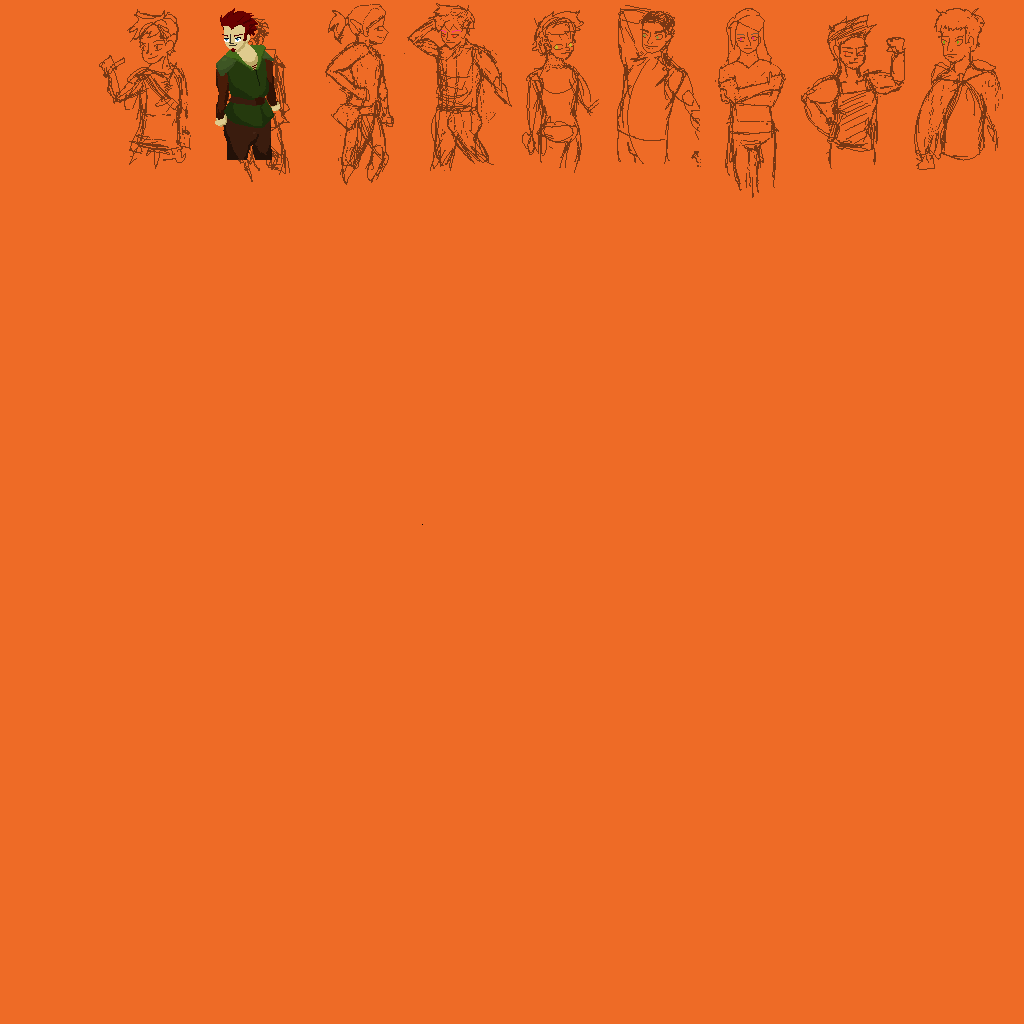
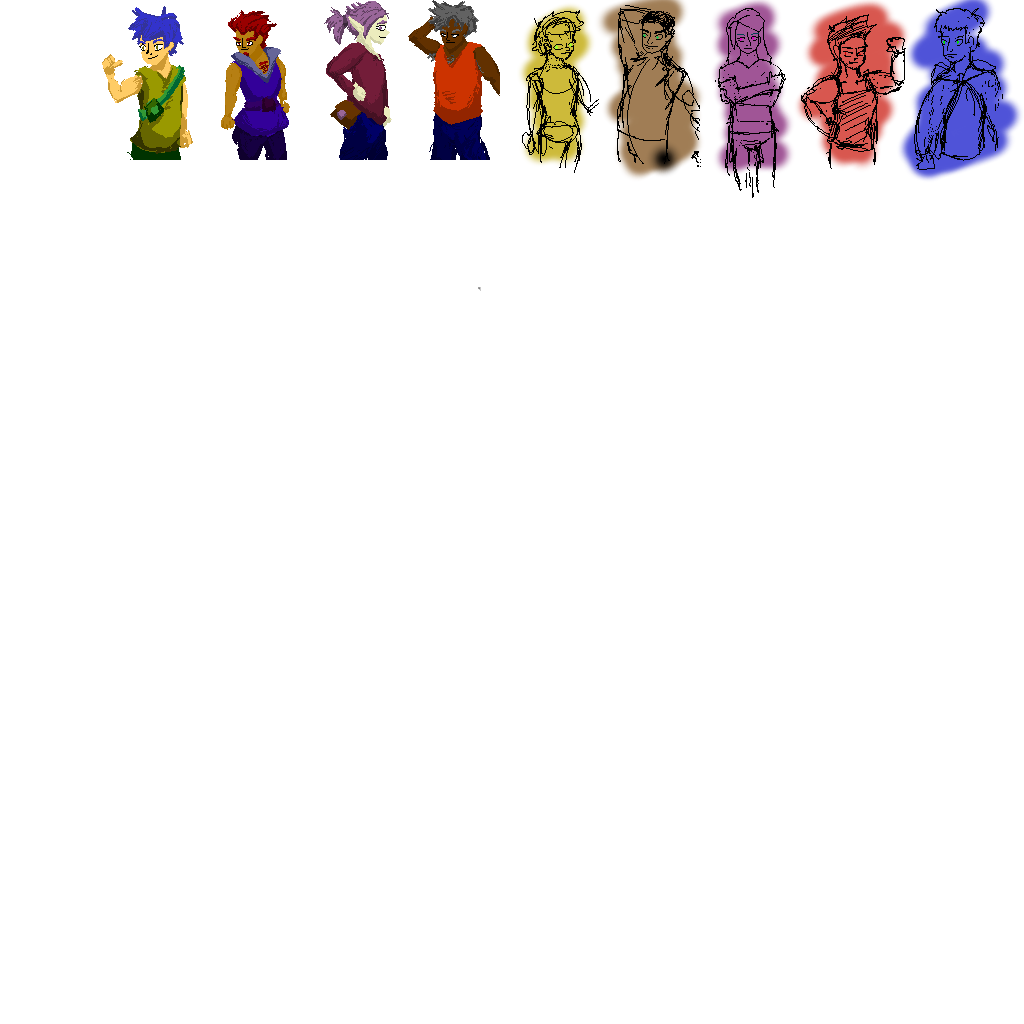
Layered file, before and after one edit (1024px x 1024px). Changes by layer:
hid "charA" over [215, 8, 280, 160]
added layer "charB" above "sketch copy" over [102, 0, 500, 160]
showed "sketch copy", painted on it over [99, 3, 1003, 198]
showed "colouring", painted on it over [87, 0, 1024, 291]
hid "sketch" over [99, 3, 1003, 198]
hid "Background" over [0, 0, 1024, 1024]
